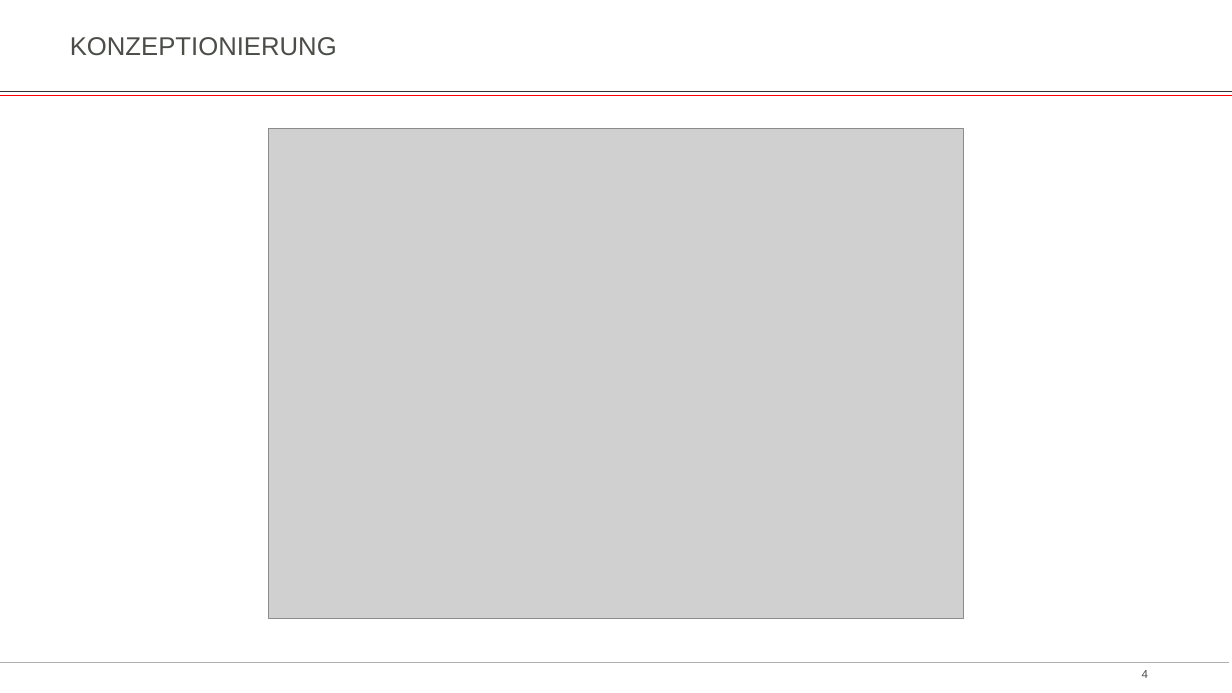
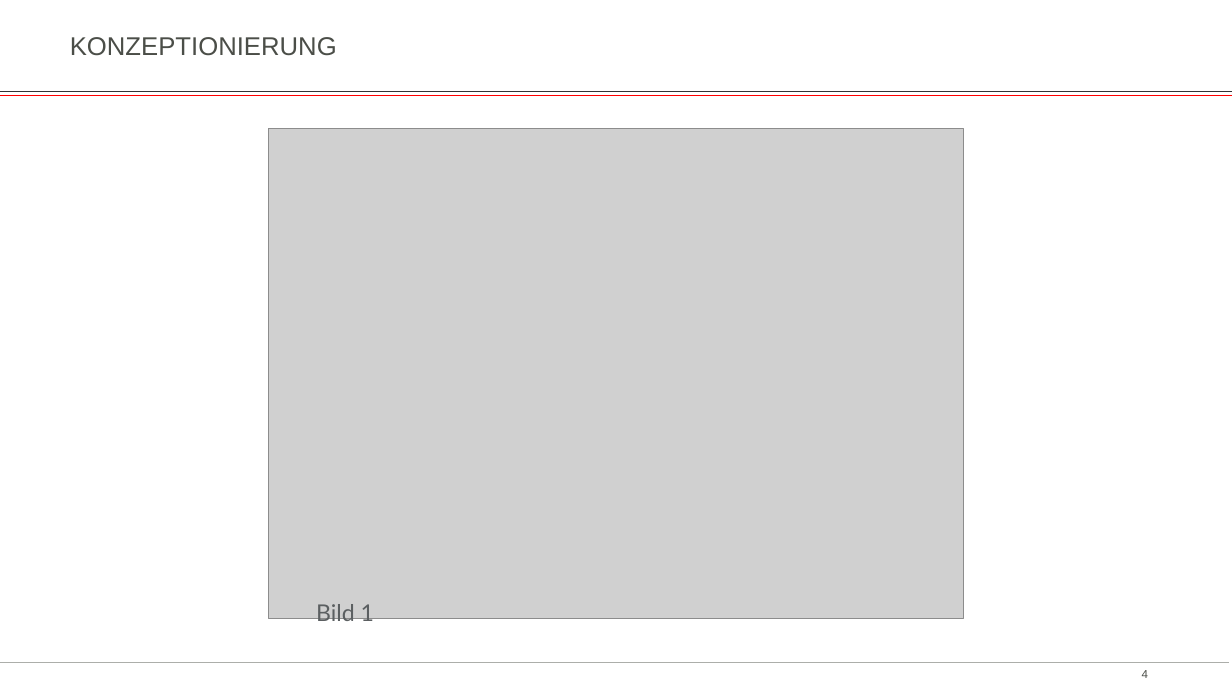
Before and after one commit to jamadir/Komplexlabor, a slide deck: slide 4 of Dokumentation/Präsentation Kugellabyrinth.pptx. Drawn at 1232x693 pixels with LibreOffice and Linux fonts; fonts in the diff are those of the drawing; grey boxes stand for pictures; background and template pictures are left out. Boxes give left, top, right and bottom in pixels: in the first picture for what was removed or moved away, otherwise in the second. Text is boxed around its words. In the diff, an @@ line names an element or a change of style, - is before the commit and + after.

```diff
--- a/Dokumentation/Präsentation Kugellabyrinth.pptx
+++ b/Dokumentation/Präsentation Kugellabyrinth.pptx
@@ text added at <box>316,604,374,627</box>, 18 pt, text #5B5F61 @@
+Bild 1
```
Also in this commit, not shown: 6 other slides changed, 3 slides added, 2 slides removed.
